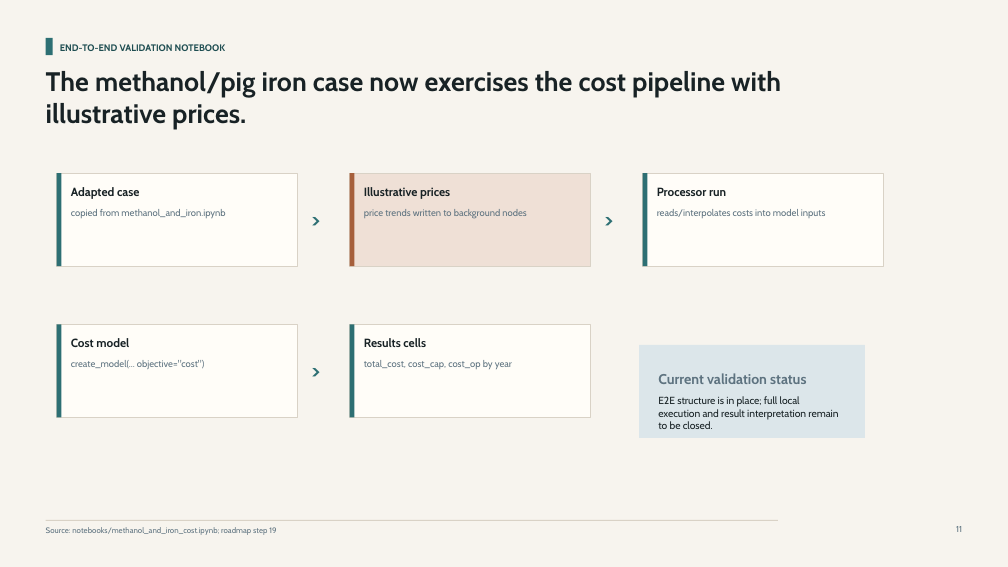
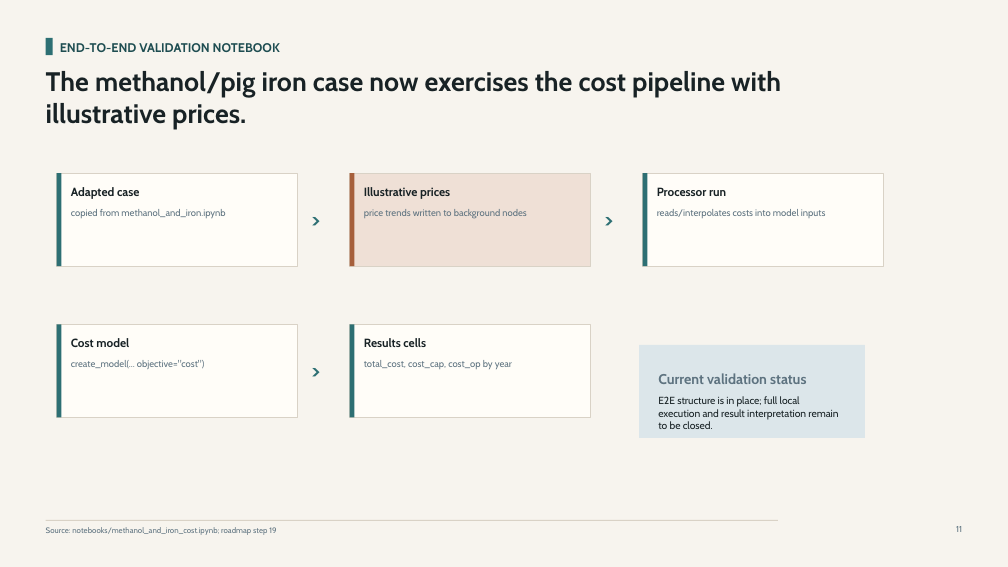
Before and after one commit to langeluca/optimex, a slide deck: slide 11 of outputs/019eb20b-c78d-7562-a3e1-1b44de512a93/presentations/economic-cost-optimization/output/economic-cost-optimization-in-optimex.pptx. Drawn at 1008x567 pixels with LibreOffice and Linux fonts; fonts in the diff are those of the drawing. Boxes give left, top, right and bottom in pixels: in the first picture for what was removed or moved away, otherwise in the second. Text is boxed around its words. In the diff, an @@ line names an element or a change of style, - is before the commit and + after.

```diff
--- a/outputs/019eb20b-c78d-7562-a3e1-1b44de512a93/presentations/economic-cost-optimization/output/economic-cost-optimization-in-optimex.pptx
+++ b/outputs/019eb20b-c78d-7562-a3e1-1b44de512a93/presentations/economic-cost-optimization/output/economic-cost-optimization-in-optimex.pptx
@@ text "END-TO-END VALIDATION NOTEBOOK" at box(60, 43, 280, 52): size 9 to 12 pt @@
```
Also in this commit, not shown: 11 other slides changed.
